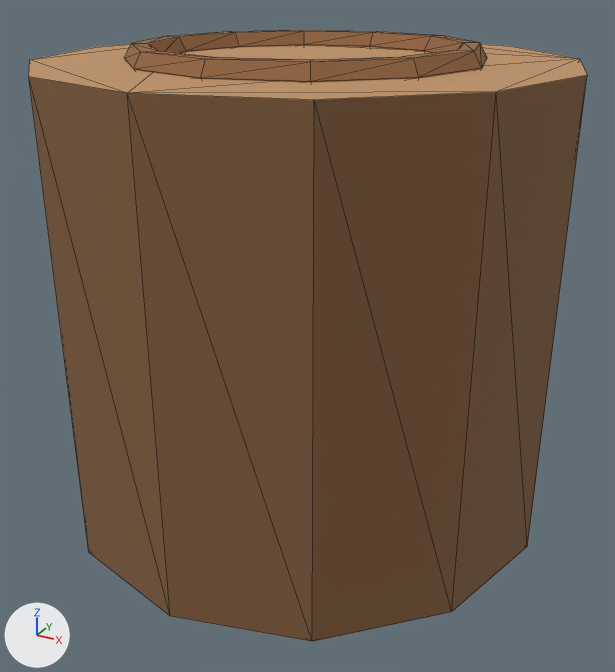
The glTF model public/models/stump.glb, before and after one commit.
Rendered twice from a 50 mm lens placed at (0.392, -0.711, 0.531), pointed at (0.011, -0.018, 0.184). Lighting does not change. The marker at lower left points along +X, +Y and +Z. The first picture is the older version. Mesh edges are drawn as thin lines. Vertices at exactly the same position are counted once.

Before the edit, the objects in view are built like this:
```python
ob_stump = bpy.data.objects.new('Stump', me_stump)
ob_stump.location = (0.0, 0.0, 0.0)
```
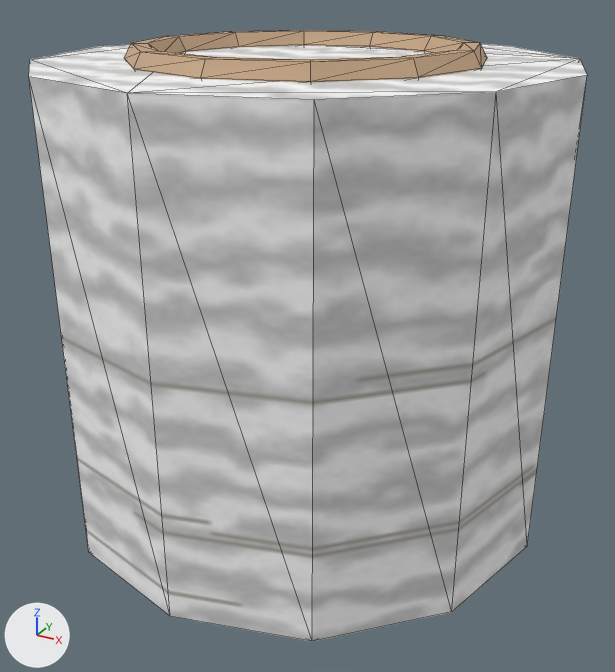
Pixel boxes [x1, y1, x2, y2] of what changed, in the pictures (615 x 672 px):
'Stump', surface changed, recoloured (brown to grey)
    both: [29, 30, 587, 642]

The change, as a list of edits to the scene's bpy script:
```text
Add img_wood_rough:
    img_wood_rough = load_image('wood_rough', '_unpacked/wood_rough', 256, 256, 'Non-Color')
Add img_wood_albedo:
    img_wood_albedo = load_image('wood_albedo', '_unpacked/wood_albedo', 256, 256, 'sRGB')
Change mat_m_bark:
    remove # nodes: BsdfPrincipled, Mix, OutputMaterial, VertexColor
    remove # colours: beige #b89d81, mixed with the vertex colours
    nodes: BsdfPrincipled, Math, OutputMaterial, SeparateColor, TexImage x2
    uses the picture img_wood_albedo
    uses the picture img_wood_rough
Change mat_m_logend:
    remove # nodes: BsdfPrincipled, Mix, OutputMaterial, VertexColor
    remove # colours: beige #ddc2a4, mixed with the vertex colours
    nodes: BsdfPrincipled, Math, OutputMaterial, SeparateColor, TexImage x2
    uses the picture img_wood_albedo
    uses the picture img_wood_rough
Change mat_m_logring:
    where n0 = _N.new('ShaderNodeBsdfPrincipled'); n0.name = 'Principled BSDF'
    add n0.inputs[0].default_value = (0.541, 0.369, 0.231, 1.0)  # 'Base Color', beige #c2a484
    remove n2 = _N.new('ShaderNodeMix'); n2.name = 'Mix'
    remove n2.data_type = 'RGBA'
    remove n2.blend_type = 'MULTIPLY'
    remove n2.inputs[0].default_value = 1.0  # 'Factor'
    remove n2.inputs[7].default_value = (0.541, 0.369, 0.231, 1.0)  # 'B', beige #c2a484
    remove n3 = _N.new('ShaderNodeVertexColor'); n3.name = 'Color Attribute'
    remove _L.new(n2.outputs[2], n0.inputs[0])  # 'Result' to 'Base Color'
    remove _L.new(n3.outputs[0], n2.inputs[6])  # 'Color' to 'A'
Change me_stump:
    where me_stump.from_pydata(...)  # 96 vertices, 188 faces; spans x -0.25..0.25, y -0.25..0.25, z 0.0..0.464
    used by ob_stump; location = (0.0, 0.0, 0.0)
    me_stump part 1: texture (UV) coordinates changed
    me_stump part 2: vertex colours changed
```
